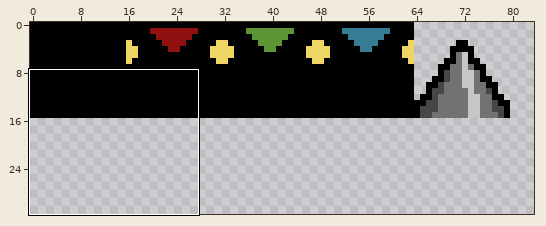
Two versions of one pixel-art file, raw_assets/tiles.aseprite. Above: a wide view before the commit, with the close-up outlined.
Close-up. Before:
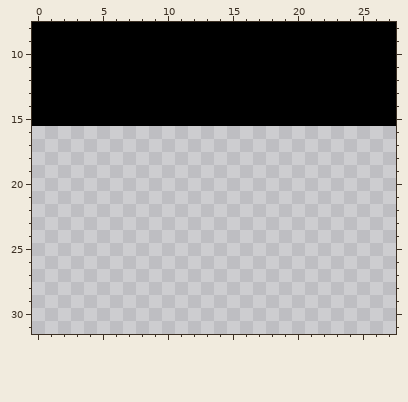
160x32 pixels, 1 frame. Shown: x 0..27, y 8..31. The wide view leaves out empty margins.
The result:
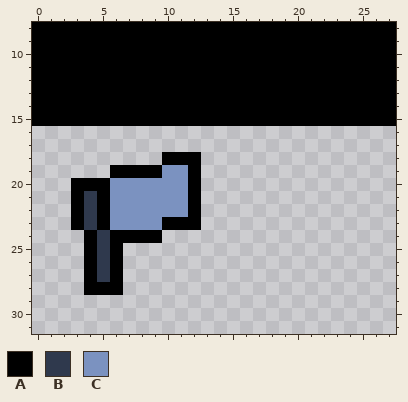
Palette (. is transparent): A #000000  B #2f394d  C #7b92c0
Edits made:
--- layer "Layer 2"
@@ x 1..14 @@
 17 ..............
-18 ..............
-19 ..............
-20 ..............
-21 ..............
-22 ..............
-23 ..............
-24 ..............
-25 ..............
-26 ..............
-27 ..............
-28 ..............
+18 .........AAA..
+19 .....AAAACCA..
+20 ..AAACCCCCCA..
+21 ..ABACCCCCCA..
+22 ..ABACCCCCCA..
+23 ..ABACCCCAAA..
+24 ...ABAAAA.....
+25 ...ABA........
+26 ...ABA........
+27 ...ABA........
+28 ...AAA........
 29 ..............
